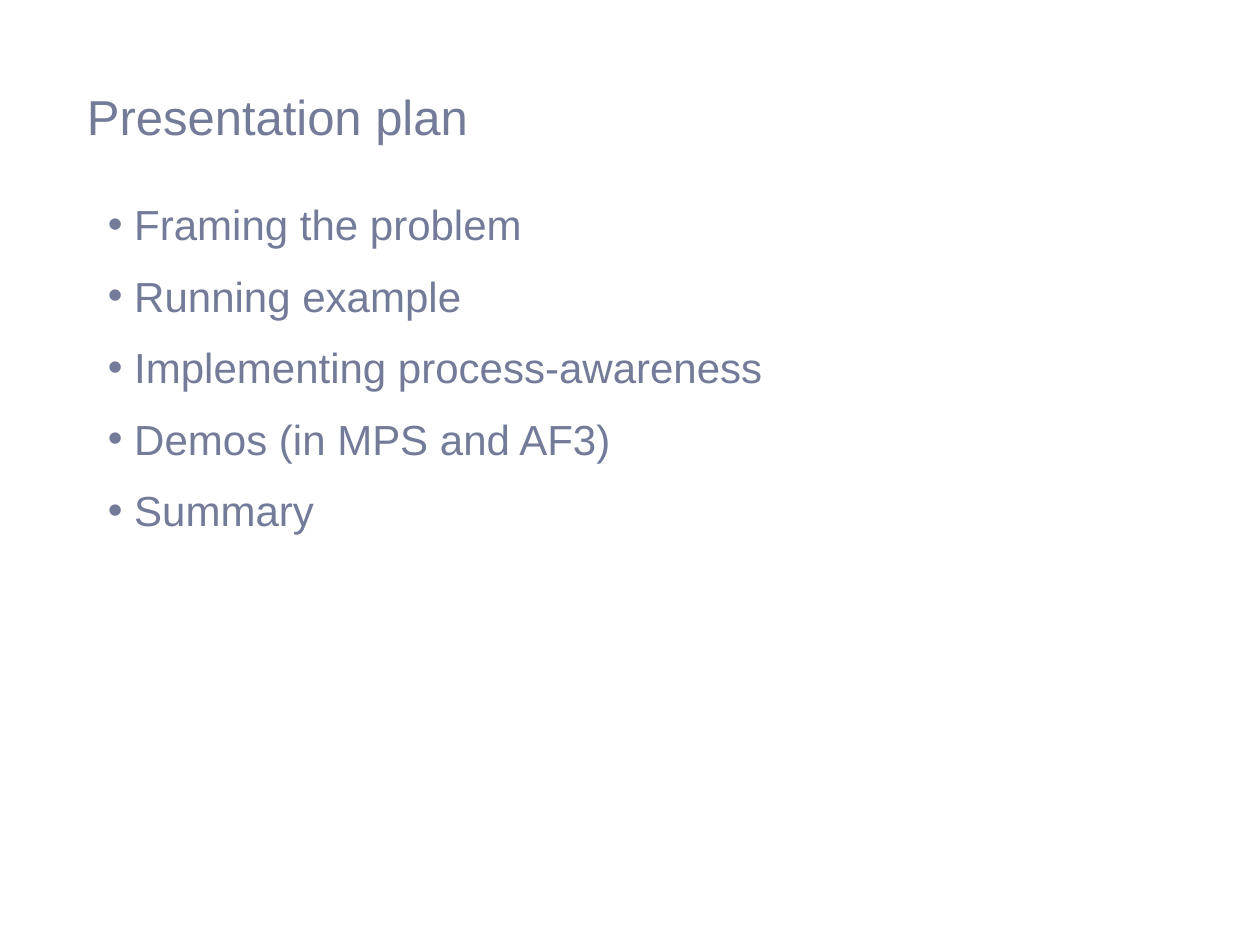
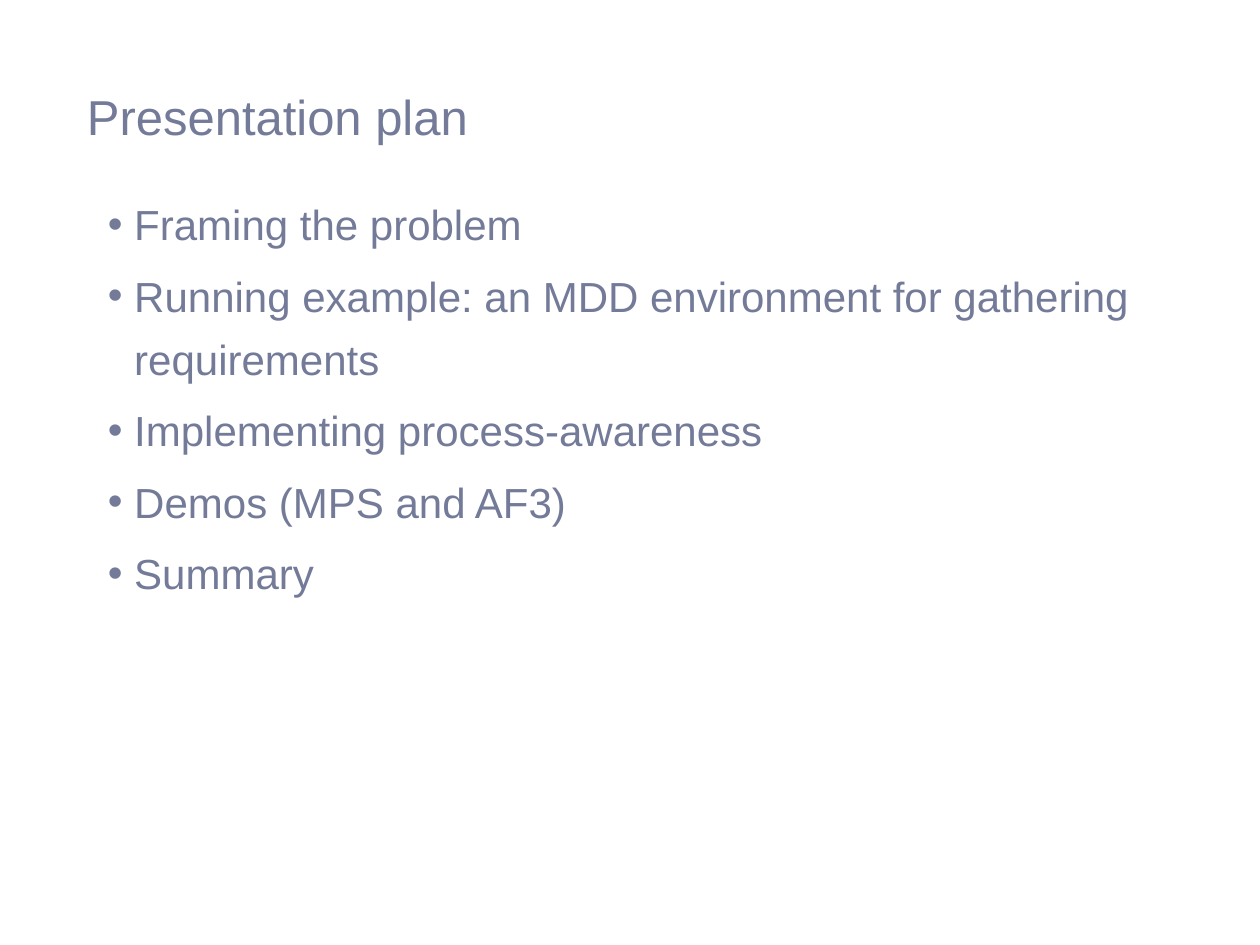
Before and after one commit to saadbinabid1/FlexMDEPaper, a slide deck: slide 3 of presentation/FlexMDE.pptx. Drawn at 1260x945 pixels with LibreOffice and Linux fonts; fonts in the diff are those of the drawing; background and template pictures are left out. Boxes give left, top, right and bottom in pixels: in the first picture for what was removed or moved away, otherwise in the second. Text is boxed around its words. In the diff, an @@ line names an element or a change of style, - is before the commit and + after.

```diff
--- a/presentation/FlexMDE.pptx
+++ b/presentation/FlexMDE.pptx
@@ text at [134,281,1128,383]: text changed @@
-• Running example
+• Running example: an MDD environment for gathering requirements
@@ text at [134,487,566,526]: text changed @@
-• Demos (in MPS and AF3)
+• Demos (MPS and AF3)
```
Also in this commit, not shown: 4 other slides changed, 8 slides added, 29 slides removed, 4 other files.
